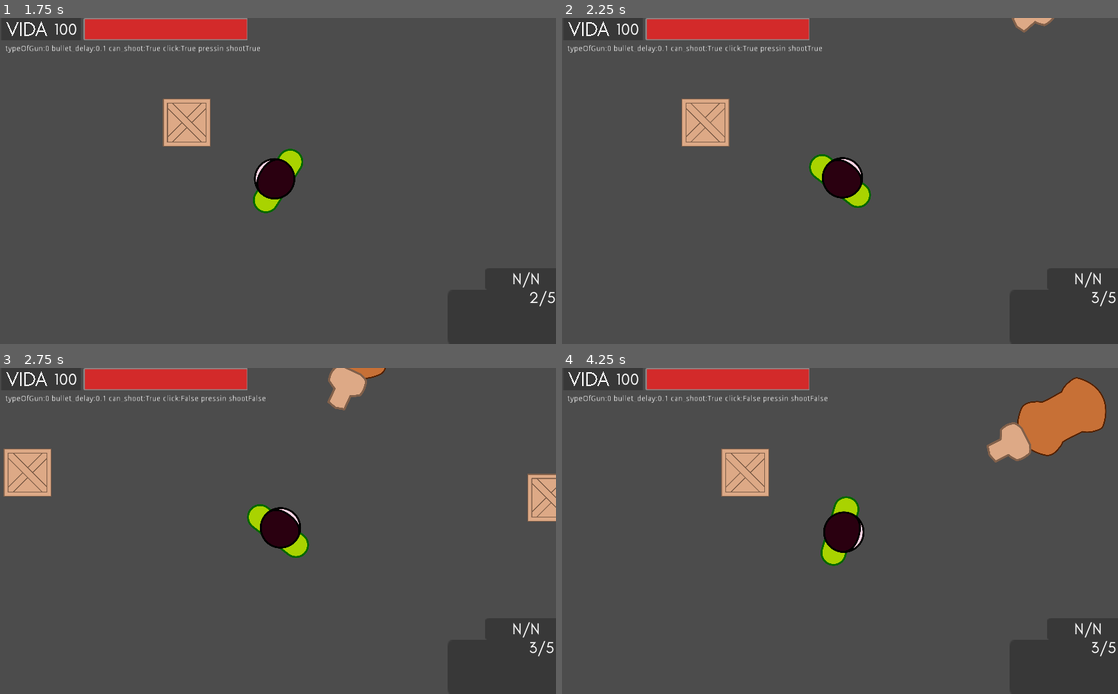
Above: before the commit, frames 1-4 (two rows, left to right).
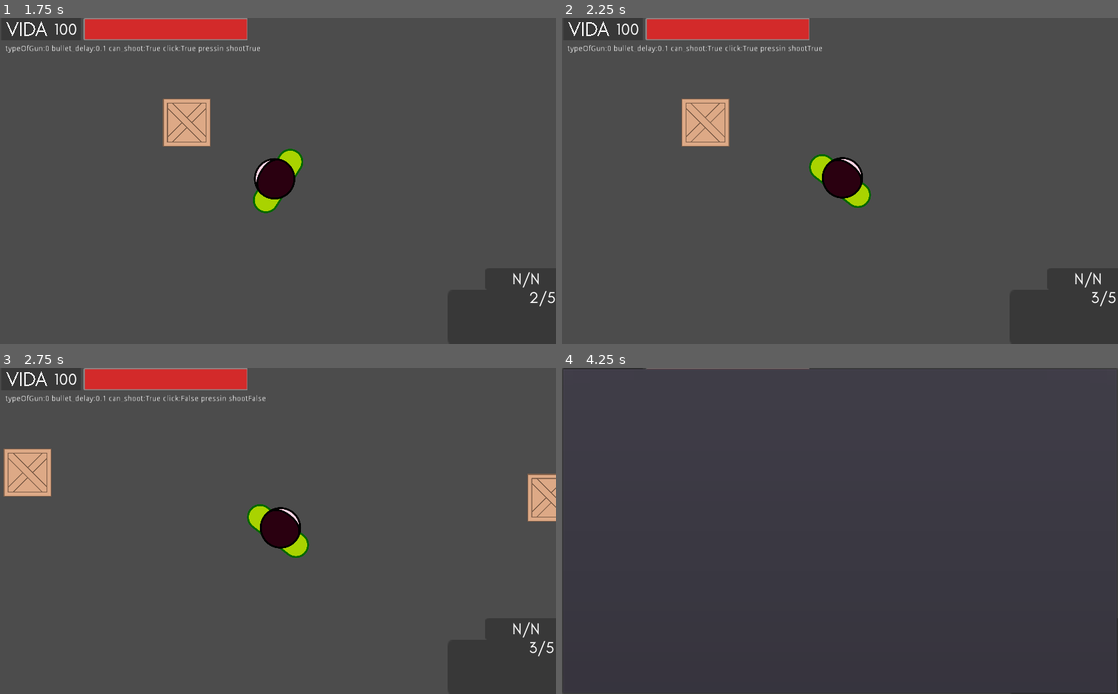
Above: after the commit, the same moments.

Repository: g5fighter/Survival-Shooter-Example
Game: Godot game, scene res://Escenas/main.tscn
Two runs of this game, one before a commit and one after it. Both use one fixed random seed, a clock stepped at 60 frames per second and the inputs below. The engine's default icon, where the game draws it, is replaced by a stand-in: a white triangle on a blue panel in a dark square.
Inputs (mouse positions are in pixels of both pictures, inside the frame that each line leads up to):
- Up to frame 1 (1.75 s): tap Enter at 0.5 s; move the mouse to (400, 164) at 0.52 s; hold D (right) 0.53-1.25 s; hold R (change_gun) 0.53-1.25 s; click (400, 164) at 0.67 s; tap Shift (run) at 0.8 s; drag from (166, 197) to (189, 122) at 1.27 s
- Up to frame 2 (2.25 s): move the mouse to (895, 109) at 2.02 s; hold D (right) from 2.03 s (still down); hold R (change_gun) from 2.03 s (still down); click (895, 109) at 2.17 s
- Up to frame 3 (2.75 s): keep holding D (right); keep holding R (change_gun); tap Shift (run) at 2.3 s
- Up to frame 4 (4.25 s): release D (right) at 2.75 s; release R (change_gun) at 2.75 s; drag from (812, 596) to (1106, 498) at 2.77 s; move the mouse to (1006, 579) at 3.52 s; hold A (left) from 3.53 s (still down); hold Q (recharge) from 3.53 s (still down); click (1006, 579) at 3.67 s; tap Shift (run) at 3.8 s; tap F (inventario, bound only after the commit) at 4.15 s

Frame 1 is identical in both runs. In frame 2, 0.2% of the frame differs, in the area x 80-89%, y 0-5%; in frame 3, 0.8%; in frame 4, 8.5%, in the area x 0-100%, y 0-100%.

Commit message:
Alpha 20.0
Inventario Añadido

Diff:
--- a/Escenas/main.tscn
+++ b/Escenas/main.tscn
@@ -16,6 +16,7 @@
 __meta__ = {
 "_edit_horizontal_guides_": [  ]
 }
+spawnEnemy = false
 
 [node name="CajaDeRecursos" parent="." instance=ExtResource( 2 )]
 position = Vector2( -229.355, -138.334 )
--- a/Scripts/CajaDeRecursos.gd
+++ b/Scripts/CajaDeRecursos.gd
@@ -75,10 +75,8 @@
 			ui_color_rect.hide()
 
 func on_player_entered(body):
-	if(body == gameScene.player_node):
 		isPlayer = true
 
 func on_player_exited(body):
-	if(body == gameScene.player_node):
 		isPlayer = false
 		timer.stop()
--- a/Scripts/Navegacion2D/Navigation2D.gd
+++ b/Scripts/Navegacion2D/Navigation2D.gd
@@ -16,6 +16,9 @@
 			_nueva_posicion(enemy.position,gameScene.player_node.position)
 			var distance = speed*delta
 			if(enemy.position.distance_to(enemy.followedNode.global_position)<50):
+				_seguir_ruta(distance, enemy)
+			else:
+				distance = speed/5*delta
 				_seguir_ruta(distance, enemy)
 			if (enemy.position.distance_to(gameScene.player_node.position) <= enemy.distance):
 				enemy.play_anim_golpear()
--- a/Scripts/Player/movement.gd
+++ b/Scripts/Player/movement.gd
@@ -104,7 +104,7 @@
 	if(mobile_input):
 		mobileUI.show()
 		node_ui_manager.mobileUI()
-
+	$Inventario.start(self)
 
 func start(pos):
     position = pos
@@ -146,6 +146,9 @@
 	if event.is_action_pressed('recharge'):
 		if (inventario[index]!=null):
 			generalRechare()
+	if event.is_action_pressed("inventario"):
+		$Inventario.changeVisibility()
+		can_shoot = not $Inventario/PanelContainer.visible
 
 # funcion que se ejecuta en el process y comprueba un input
 func get_input():
@@ -256,7 +259,6 @@
 
 func config_gun():
 		bullet_delay = inventario[index].bullet_delay
-		print_debug(bullet_delay)
 		timer.set_wait_time(bullet_delay)
 		typeOfGun=inventario[index].gunID
 		shootType=inventario[index].shootType
@@ -276,6 +278,14 @@
 			hayNull=true
 			break
 	return hayNull
+
+func change_gun(ind,type):
+	if(type=='arma'):
+		inventario[ind].drop(position)
+		inventario[ind]=null
+	if(type=='cargador'):
+		inventarioObjetos[ind].drop(position)
+		inventarioObjetos[ind]=null
 
 func get_gun(node):
 	if(hayNullArray(inventario)==true):
--- /dev/null
+++ b/Scripts/UI/Inventario/Inventario.gd
@@ -0,0 +1,31 @@
+extends CanvasLayer
+
+var item = preload("res://objetos/UI/Inventario/Item.tscn")
+var player = null
+# Called when the node enters the scene tree for the first time.
+func start(node):
+	player = node
+
+func changeVisibility():
+	var isVisible = $PanelContainer.visible
+	$PanelContainer.visible = not isVisible
+	if $PanelContainer.visible:
+		update_UI()
+
+func update_UI():
+	var index = 0
+	for n in $PanelContainer/GridContainer.get_children():
+		n.queue_free()
+	for n in player.inventario:
+		if n != null:
+			var Item = item.instance()
+			$PanelContainer/GridContainer.add_child(Item)
+			Item.start(player,n,index,self)
+		index+=1
+	index = 0
+	for n in player.inventarioObjetos:
+		if n != null:
+			var Item = item.instance()
+			$PanelContainer/GridContainer.add_child(Item)
+			Item.start(player,n,index,self)
+		index +=1
--- /dev/null
+++ b/Scripts/UI/Inventario/Item.gd
@@ -0,0 +1,46 @@
+extends Control
+
+var player = null
+var nodoAdjunto = null
+var UImanager = null
+var index = -1
+# Called when the node enters the scene tree for the first time.
+func _ready():
+	update_UI()
+
+func start(nodoPadre,nodo,num,manager):
+	player = nodoPadre
+	nodoAdjunto = nodo
+	index = num
+	UImanager = manager
+	update_UI()
+
+func drop():
+	player.change_gun(index,nodoAdjunto.objectID)
+	player.show_gun()
+	player.update_UI()
+	player.update_UI_Gun(-1)
+	UImanager.update_UI()
+
+func showMenu():
+	var isVisible = $MiniMenu.visible
+	$MiniMenu.visible = not isVisible
+
+func update_UI():
+	for N in $Images.get_children():
+		N.hide()
+	if(nodoAdjunto!=null):
+		if nodoAdjunto.objectID == 'arma':
+			if nodoAdjunto.gunID == 0:
+				$Images/gun.show()
+			elif nodoAdjunto.gunID == 1:
+				$Images/ak.show()
+			elif nodoAdjunto.gunID == 2:
+				$Images/sniper.show()
+		elif nodoAdjunto.objectID == 'cargador':
+			if nodoAdjunto.chargerID == 0:
+				$Images/gunCharger.show()
+			elif nodoAdjunto.chargerID == 1:
+				$Images/akCharger.show()
+			elif nodoAdjunto.chargerID == 2:
+				$Images/sniperCharger.show()
--- a/Scripts/armaInfo.gd
+++ b/Scripts/armaInfo.gd
@@ -1,5 +1,6 @@
 extends Node2D
 
+var objectID = 'arma'
 # MATRIZ ARMAS
 var armas = [[0.3,0.1,3],[16,60,7],[2,5,7],[10,5,60],[2,0,2],[0,0,0]]
 	# fil 0: Pistola
@@ -102,11 +103,9 @@
 	ui_control.hide()
 
 func on_player_entered(body):
-	if(body == gameScene.player_node):
 		isPlayer = true
 		_on_arma_body_entered()
 
 func on_player_exited(body):
-	if(body == gameScene.player_node):
 		isPlayer = false
 		_on_arma_body_exited()
--- a/Scripts/cargadorInfo.gd
+++ b/Scripts/cargadorInfo.gd
@@ -60,10 +60,8 @@
 	ui_color_rect.hide()
 
 func _on_body_entered(body):
-	if body == gameScene.player_node:
 		isPlayer = true
 		_on_arma_body_entered()
 func _on_body_exited(body):
-	if body == gameScene.player_node:
 		isPlayer = false
 		_on_arma_body_exited()
--- a/Scripts/enemy/enemy.gd
+++ b/Scripts/enemy/enemy.gd
@@ -25,11 +25,10 @@
 	if(health<=0):
 		node.call_deferred("queue_free")
 		call_deferred("queue_free")
-	if(not anim.is_playing()):
-		golpeado = false
 
 func play_anim_golpear():
 	if(not anim.is_playing()):
+		golpeado = false
 		anim.play("brazo golpeando")
 
 func _on_Area2D_body_entered(body):
--- a/objetos/Arma.tscn
+++ b/objetos/Arma.tscn
@@ -62,6 +62,7 @@
 
 [node name="Area2D" type="Area2D" parent="AnimationReciver"]
 scale = Vector2( 1.5, 1.5 )
+collision_layer = 8
 
 [node name="CollisionShape2D" type="CollisionShape2D" parent="AnimationReciver/Area2D"]
 shape = SubResource( 1 )
--- a/objetos/CajaDeRecursos.tscn
+++ b/objetos/CajaDeRecursos.tscn
@@ -14,6 +14,8 @@
 
 [node name="KinematicBody2D" type="KinematicBody2D"]
 z_index = -1
+collision_layer = 12
+collision_mask = 3
 script = ExtResource( 1 )
 
 [node name="CollisionPolygon2D" type="CollisionPolygon2D" parent="."]
--- a/objetos/Cargador.tscn
+++ b/objetos/Cargador.tscn
@@ -62,6 +62,7 @@
 texture = ExtResource( 4 )
 
 [node name="Area2D" type="Area2D" parent="AnimationReciver"]
+collision_layer = 8
 
 [node name="CollisionShape2D" type="CollisionShape2D" parent="AnimationReciver/Area2D"]
 shape = SubResource( 1 )
--- /dev/null
+++ b/objetos/Sonido/sonidos.tscn
@@ -0,0 +1,19 @@
+[gd_scene load_steps=5 format=2]
+
+[ext_resource path="res://Scripts/Player/soundManager.gd" type="Script" id=1]
+[ext_resource path="res://Sounds/Gun/disparar.wav" type="AudioStream" id=2]
+[ext_resource path="res://Sounds/Gun/recarga.wav" type="AudioStream" id=3]
+[ext_resource path="res://Sounds/Gun/sinBalas.wav" type="AudioStream" id=4]
+
+[node name="sonidos" type="Node2D"]
+editor/display_folded = true
+script = ExtResource( 1 )
+
+[node name="sonidoDisparo" type="AudioStreamPlayer" parent="."]
+stream = ExtResource( 2 )
+
+[node name="sonidoRecarga" type="AudioStreamPlayer" parent="."]
+stream = ExtResource( 3 )
+
+[node name="sonidoSinBalas" type="AudioStreamPlayer" parent="."]
+stream = ExtResource( 4 )
--- /dev/null
+++ b/objetos/UI/Inventario/Inventario.tscn
@@ -0,0 +1,18 @@
+[gd_scene load_steps=2 format=2]
+
+[ext_resource path="res://Scripts/UI/Inventario/Inventario.gd" type="Script" id=1]
+
+[node name="Inventario" type="CanvasLayer"]
+script = ExtResource( 1 )
+
+[node name="PanelContainer" type="PanelContainer" parent="."]
+visible = false
+anchor_right = 1.0
+anchor_bottom = 1.0
+
+[node name="GridContainer" type="GridContainer" parent="PanelContainer"]
+margin_left = 7.0
+margin_top = 7.0
+margin_right = 1017.0
+margin_bottom = 593.0
+columns = 5
--- /dev/null
+++ b/objetos/UI/Inventario/Item.tscn
@@ -0,0 +1,69 @@
+[gd_scene load_steps=8 format=2]
+
+[ext_resource path="res://Scripts/UI/Inventario/Item.gd" type="Script" id=1]
+[ext_resource path="res://Sprites/UI/guns/gun.svg" type="Texture" id=2]
+[ext_resource path="res://Sprites/UI/guns/ak.svg" type="Texture" id=3]
+[ext_resource path="res://Sprites/UI/guns/sniper.svg" type="Texture" id=4]
+[ext_resource path="res://Sprites/UI/guns/gunCharger.svg" type="Texture" id=5]
+[ext_resource path="res://Sprites/UI/guns/akCharger.svg" type="Texture" id=6]
+[ext_resource path="res://Sprites/UI/guns/sniperCharger.svg" type="Texture" id=7]
+
+[node name="Control" type="Control"]
+anchor_right = 1.0
+anchor_bottom = 1.0
+margin_right = -924.0
+margin_bottom = -500.0
+rect_min_size = Vector2( 100, 100 )
+script = ExtResource( 1 )
+
+[node name="Button" type="Button" parent="."]
+margin_right = 100.0
+margin_bottom = 100.0
+
+[node name="MiniMenu" type="Control" parent="."]
+editor/display_folded = true
+visible = false
+
+[node name="Node" type="VBoxContainer" parent="MiniMenu"]
+
+[node name="Button" type="Button" parent="MiniMenu/Node"]
+margin_right = 43.0
+margin_bottom = 20.0
+text = "Drop"
+
+[node name="Images" type="Control" parent="."]
+anchor_right = 1.0
+anchor_bottom = 1.0
+mouse_filter = 2
+
+[node name="gun" type="Sprite" parent="Images"]
+position = Vector2( 50, 50 )
+scale = Vector2( 0.1, 0.1 )
+texture = ExtResource( 2 )
+
+[node name="ak" type="Sprite" parent="Images"]
+position = Vector2( 50, 50 )
+scale = Vector2( -0.1, 0.1 )
+texture = ExtResource( 3 )
+
+[node name="sniper" type="Sprite" parent="Images"]
+position = Vector2( 50, 50 )
+scale = Vector2( 0.1, 0.1 )
+texture = ExtResource( 4 )
+
+[node name="gunCharger" type="Sprite" parent="Images"]
+position = Vector2( 50, 50 )
+scale = Vector2( 0.07, 0.07 )
+texture = ExtResource( 5 )
+
+[node name="akCharger" type="Sprite" parent="Images"]
+position = Vector2( 50, 50 )
+scale = Vector2( 0.08, 0.08 )
+texture = ExtResource( 6 )
+
+[node name="sniperCharger" type="Sprite" parent="Images"]
+position = Vector2( 50, 50 )
+scale = Vector2( 0.08, 0.08 )
+texture = ExtResource( 7 )
+[connection signal="button_down" from="Button" to="." method="showMenu"]
+[connection signal="button_down" from="MiniMenu/Node/Button" to="." method="drop"]
--- a/objetos/enemy.tscn
+++ b/objetos/enemy.tscn
@@ -49,15 +49,17 @@
 }
 
 [node name="enemy" type="KinematicBody2D"]
+collision_layer = 2
+collision_mask = 5
 script = ExtResource( 1 )
-distance = 120
+distance = 160
 
 [node name="CollisionPolygon2D" type="CollisionPolygon2D" parent="."]
-position = Vector2( -75.4426, 0 )
+position = Vector2( -25.4426, 0 )
 polygon = PoolVector2Array( -56.6834, -53.3253, -75.6771, -33.8183, -85.4306, -0.964432, -75.6771, 31.8895, -54.6301, 53.4498, -20.2362, 51.9098, 13.6444, 50.3698, 53.6851, 50.8831, 78.3254, 23.1626, 76.7854, -28.6849, 53.6851, -50.7586, 20.8312, -50.2452, -19.7228, -50.2452 )
 
 [node name="Oso" type="Node2D" parent="."]
-position = Vector2( -75.4426, 0 )
+position = Vector2( -25.4426, 0 )
 
 [node name="sprite_cuerpo" type="Sprite" parent="Oso"]
 rotation = 1.5708
--- a/objetos/nodeToBeFollowed.tscn
+++ b/objetos/nodeToBeFollowed.tscn
@@ -1,6 +1,10 @@
-[gd_scene load_steps=2 format=2]
+[gd_scene load_steps=3 format=2]
 
 [ext_resource path="res://Scripts/Navegacion2D/nodeToBeFollowed.gd" type="Script" id=1]
+[ext_resource path="res://icon.png" type="Texture" id=2]
 
 [node name="nodeToBeFollowed" type="KinematicBody2D"]
 script = ExtResource( 1 )
+
+[node name="Sprite" type="Sprite" parent="."]
+texture = ExtResource( 2 )
--- a/objetos/player.tscn
+++ b/objetos/player.tscn
@@ -11,10 +11,8 @@
 [ext_resource path="res://Sprites/persona.svg" type="Texture" id=9]
 [ext_resource path="res://objetos/interfaz.tscn" type="PackedScene" id=10]
 [ext_resource path="res://Scripts/UI/interfaz.gd" type="Script" id=11]
-[ext_resource path="res://Scripts/Player/soundManager.gd" type="Script" id=12]
-[ext_resource path="res://Sounds/Gun/disparar.wav" type="AudioStream" id=13]
-[ext_resource path="res://Sounds/Gun/recarga.wav" type="AudioStream" id=14]
-[ext_resource path="res://Sounds/Gun/sinBalas.wav" type="AudioStream" id=15]
+[ext_resource path="res://objetos/Sonido/sonidos.tscn" type="PackedScene" id=12]
+[ext_resource path="res://objetos/UI/Inventario/Inventario.tscn" type="PackedScene" id=13]
 
 [sub_resource type="RectangleShape2D" id=1]
 extents = Vector2( 49.7425, 21.702 )
@@ -27,6 +25,7 @@
 
 [node name="player" type="KinematicBody2D"]
 z_index = 1
+collision_mask = 15
 script = ExtResource( 1 )
 lab = NodePath("UI/Control/Label")
 ui_manager = NodePath("UI")
@@ -112,7 +111,6 @@
 position = Vector2( 27.213, 0.36644 )
 rotation = 1.5708
 scale = Vector2( 0.268, 0.268 )
-z_index = -1
 texture = ExtResource( 4 )
 
 [node name="sniper_sprite" type="Position2D" parent="sniper"]
@@ -126,6 +124,7 @@
 position = Vector2( 67.7412, -0.291992 )
 rotation = 1.5708
 scale = Vector2( 0.205267, 0.205267 )
+z_index = 1
 texture = ExtResource( 7 )
 
 [node name="manopequeñapos" type="Position2D" parent="sniper/sniper_sprite"]
@@ -184,6 +183,7 @@
 shape = SubResource( 3 )
 
 [node name="UI" parent="." instance=ExtResource( 10 )]
+editor/display_folded = true
 script = ExtResource( 11 )
 
 [node name="Control2" parent="UI" index="1"]
@@ -193,16 +193,8 @@
 [node name="Camera2D" type="Camera2D" parent="."]
 current = true
 
-[node name="sonidos" type="Node2D" parent="."]
-script = ExtResource( 12 )
-
-[node name="sonidoDisparo" type="AudioStreamPlayer" parent="sonidos"]
-stream = ExtResource( 13 )
-
-[node name="sonidoRecarga" type="AudioStreamPlayer" parent="sonidos"]
-stream = ExtResource( 14 )
-
-[node name="sonidoSinBalas" type="AudioStreamPlayer" parent="sonidos"]
-stream = ExtResource( 15 )
+[node name="sonidos" parent="." instance=ExtResource( 12 )]
+
+[node name="Inventario" parent="." instance=ExtResource( 13 )]
 
 [editable path="UI"]
--- a/project.godot
+++ b/project.godot
@@ -120,10 +120,23 @@
 , Object(InputEventJoypadButton,"resource_local_to_scene":false,"resource_name":"","device":0,"button_index":7,"pressure":0.0,"pressed":false,"script":null)
  ]
 }
+inventario={
+"deadzone": 0.5,
+"events": [ Object(InputEventKey,"resource_local_to_scene":false,"resource_name":"","device":0,"alt":false,"shift":false,"control":false,"meta":false,"command":false,"pressed":false,"scancode":70,"unicode":0,"echo":false,"script":null)
+, Object(InputEventJoypadButton,"resource_local_to_scene":false,"resource_name":"","device":0,"button_index":1,"pressure":0.0,"pressed":false,"script":null)
+ ]
+}
 
 [input_devices]
 
 pointing/emulate_mouse_from_touch=false
+
+[layer_names]
+
+2d_physics/layer_1="player"
+2d_physics/layer_2="enemy"
+2d_physics/layer_3="obstacle"
+2d_physics/layer_4="pickable"
 
 [locale]
 
Not shown: 1 places in objetos/player.tscn that only renumber resources
